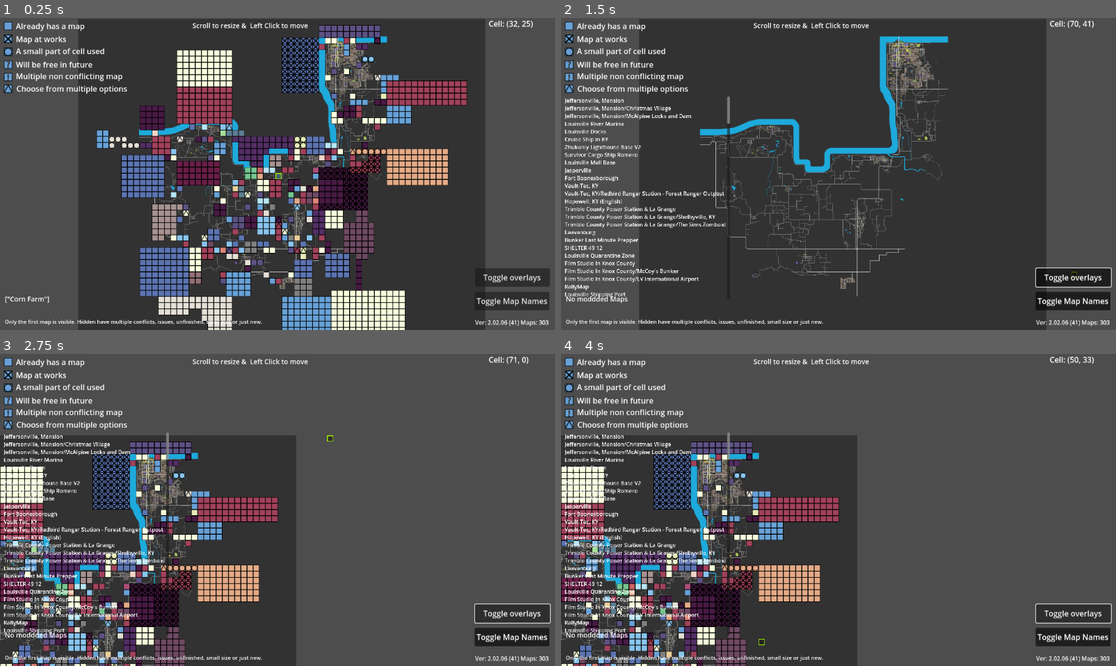
Above: before the commit, frames 1-4 (two rows, left to right).
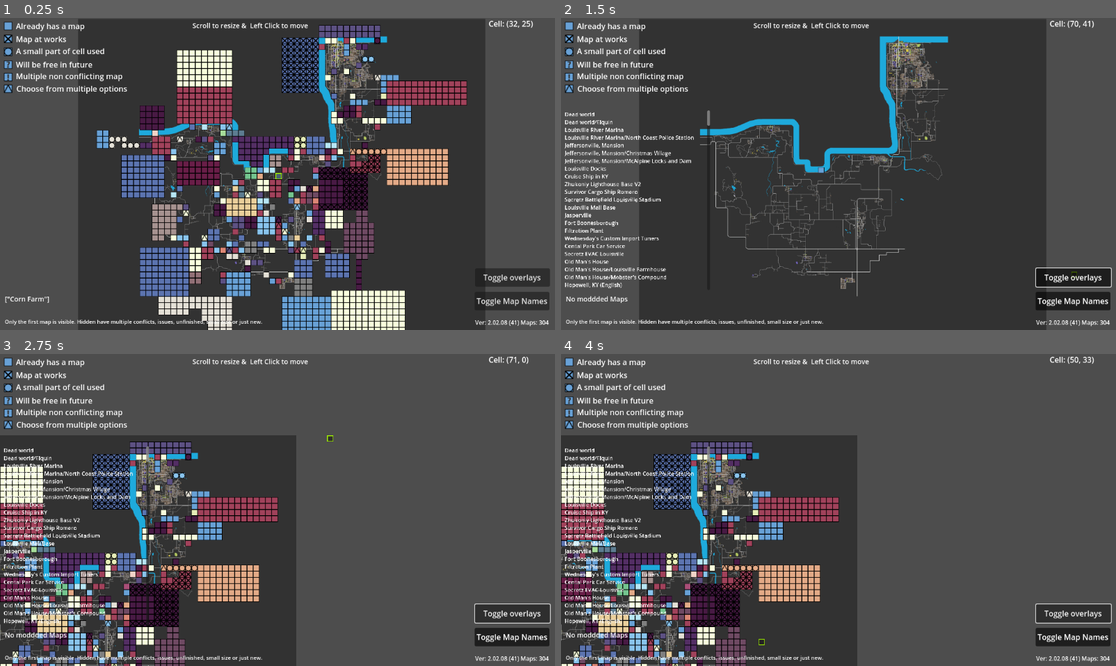
Above: after the commit, the same moments.

Repository: RakibRyan/IsThisCellTaken
Game: Godot game, scene res://scenes/zomboid41map.tscn
Two runs of this game, one before a commit and one after it. Both use one fixed random seed, a clock stepped at 60 frames per second and the inputs below. Before the commit the project has no main scene; this scene is started directly in both runs.
Inputs (mouse positions are in pixels of both pictures, inside the frame that each line leads up to):
- Up to frame 1 (0.25 s): no input
- Up to frame 2 (1.5 s): click "Toggle Map Names" at 0.5 s; click "Toggle overlays" at 1.25 s
- Up to frame 3 (2.75 s): tap Enter at 2 s; drag from (521, 360) to (333, 441) at 2.02 s
- Up to frame 4 (4 s): tap Enter at 2.75, 3.5 s; drag from (649, 534) to (810, 572) at 2.77 s; move the mouse to (760, 641) at 3.52 s; hold D from 3.53 s (still down); tap F at 3.6 s; click (760, 641) at 3.67 s

The runs differ from the first frame. In frame 1, 0.3% of the frame differs, in the area x 40-99%, y 47-99%; in frame 2, 4.4%; in frame 3, 4.6%, in the area x 0-99%, y 25-99%; in frame 4, 4.6%.

Commit message:
added maps

Diff:
--- a/project.godot
+++ b/project.godot
@@ -11,6 +11,7 @@
 [application]
 
 config/name="Is This Cell Taken"
+run/main_scene="res://scenes/zomboid41map.tscn"
 config/features=PackedStringArray("4.2", "GL Compatibility")
 boot_splash/image="res://art/splash screen/pink-dark.png"
 config/icon="res://art/icons/icon.jpg"
--- a/project_time_traker.json
+++ b/project_time_traker.json
@@ -1,15 +1,15 @@
 {
-  "2D": 199884.970998054,
-  "3D": 2396.29299950602,
-  "AssetLib": 23091.0710003376,
+  "2D": 202050.335998303,
+  "3D": 2483.91699934008,
+  "AssetLib": 23444.1440002919,
   "Assets": 766.022000074388,
   "Docs": 341.064999818801,
-  "Editor": 473279.00099755,
+  "Editor": 479826.828997143,
   "Local Assets": 134.811999797821,
   "Orchestrator": 2.98900008201599,
   "PiForge AI": 533.490999698639,
   "Project Statistics": 368.678000450134,
-  "Script": 245721.439999582,
+  "Script": 249663.205999138,
   "TODO": 32.9809999465942,
   "Tasks": 5.18800020217896
 }
--- a/scenes/zomboid41map.tscn
+++ b/scenes/zomboid41map.tscn
@@ -8,7 +8,7 @@
 [ext_resource type="Texture2D" uid="uid://cerwgkvhughdb" path="res://art/sprites/map tiles.png" id="4_oop71"]
 [ext_resource type="Script" path="res://scripts/Camera2D.gd" id="5_5sici"]
 [ext_resource type="PackedScene" uid="uid://bro1dql74mfk" path="res://scenes/coordinate.tscn" id="6_hp05k"]
-[ext_resource type="Script" path="res://scripts/RichTextLabel.gd" id="9_yneyi"]
+[ext_resource type="Script" path="res://scripts/map_names.gd" id="9_yneyi"]
 [ext_resource type="Script" path="res://scripts/map_conflicts.gd" id="11_0bbie"]
 [ext_resource type="Texture2D" uid="uid://7cibnbwcjuip" path="res://art/sprites/map legend.png" id="12_mrjk1"]
 [ext_resource type="Script" path="res://scripts/version no.gd" id="13_nutuq"]
@@ -9903,7 +9903,13 @@
 format = 2
 layer_0/tile_data = PackedInt32Array(2031638, 458752, 0)
 
-[node name="Waterlocked Pharmaceutical Factory" type="TileMap" parent="mod maps"]
+[node name="North Of Killian Country" type="TileMap" parent="mod maps"]
+tile_set = ExtResource("3_vwjdp")
+format = 2
+layer_0/tile_data = PackedInt32Array(1900568, 262144, 1, 1900569, 262144, 1, 1900570, 262144, 1, 1900571, 262144, 1, 1900572, 262144, 1, 1966104, 262144, 1, 1966105, 262144, 1, 1966106, 262144, 1, 1966107, 262144, 1, 1966108, 262144, 1, 2031640, 262144, 1, 2031641, 262144, 1, 2031642, 262144, 1, 2031643, 262144, 1, 2031644, 262144, 1)
+
+[node name="Waterlocked Pharmaceutical Factory" type="TileMap" parent="mod maps/North Of Killian Country"]
+visible = false
 tile_set = SubResource("TileSet_bxn5a")
 format = 2
 layer_0/tile_data = PackedInt32Array(1966107, 65536, 0)
@@ -10502,7 +10508,12 @@
 
 [node name="unsorted" type="Node" parent="."]
 
-[node name="duplicate88" type="TileMap" parent="."]
+[node name="The commune" type="TileMap" parent="."]
+tile_set = ExtResource("3_vwjdp")
+format = 2
+layer_0/tile_data = PackedInt32Array(1572893, 196608, 0)
+
+[node name="duplicate91" type="TileMap" parent="."]
 visible = false
 tile_set = ExtResource("3_vwjdp")
 format = 2
@@ -10554,34 +10565,49 @@
 anchors_preset = 9
 anchor_bottom = 1.0
 offset_left = 4.0
-offset_top = 233.0
-offset_right = 493.0
-offset_bottom = 186.0
+offset_top = 274.0
+offset_right = 434.0
+offset_bottom = 159.0
 grow_vertical = 2
-text = "Jeffersonville, Mansion
+text = "Dead world
+Dead world/Elquin
+Louisville River Marina
+Louisville River Marina/North Coast Police Station
+Jeffersonville, Mansion
 Jeffersonville, Mansion/Christmas Village
 Jeffersonville, Mansion/McAlpine Locks and Dam
-Louisville River Marina
 Louisville Docks
 Cruise Ship in KY
 Zhukoniy Lighthouse Base V2
 Survivor Cargo Ship Romero
+Secretz Battlefield Louisville Stadium
 Louisville Mall Base
 Jasperville
 Fort Boonesborough
-Vault-Tec, KY
-Vault-Tec, KY/Redbird Ranger Station - Forest Ranger Outpost
+Filtration Plant
+Wednesday's Custom Import Tuners
+Cental Park Car Service
+Secretz EVAC Louisville
+Old Man's House
+Old Man's House/Louisville Farmhouse
+Old Man's House/Mobster's Compound
 Hopewell, KY (English)
+Hopewell, KY (English)/ARRC Forward Operating Base
 Trimble County Power Station & La Grange
 Trimble County Power Station & La Grange/Shelbyville, KY
 Trimble County Power Station & La Grange/The Sims Zomboid
+Kingsmouth, KY (buggy)
 Leavenburg
+Secretz Battlefield Louisville Hospital
 Bunker Last Minute Prepper
 SHELTER 49 12
 Louisville Quarantine Zone
-Film Studio In Knox County
-Film Studio In Knox County/McCoy's Bunker
-Film Studio In Knox County/LV International Airport
+secretz checkpoint 7
+ValuTech Amusement Park
+ValuTech Amusement Park/SHELTER 45 15
+LV International Airport
+LV International Airport/Film Studio In Knox County
+LV International Airport/McCoy's Bunker
 RallyMap
 Louisville Shipping Port
 Valley Station Town
@@ -10589,6 +10615,7 @@
 Riverside Mansion
 Leavenburg-RiversideBridge
 East Riverside
+East Riverside/The Oilrig Military Base KY
 Abandoned Survivor Base
 Irvington, KY
 The Yacht
@@ -10597,46 +10624,62 @@
 Irvington Road
 Southwood 2,KY
 Southwood 2,KY/SuperGigaMart
+Southwood 2,KY/Fort U54G1
+Southwood 2,KY/secretz checkpoint 8
 Cedar Hill
 Cedar Hill/The Christmas Miracle
+secretz checkpoint 6
 Hunter's Base
 Spencer-Mansion-lootable
 Coryerdon
 Coryerdon/Laconia
 Coryerdon/Laconia Expansion
-Coryerdon/Dirkerdam Alpha
 Coryerdon or Dirkerdam to OTR road
 Over the River
 Over the River/Little Aoi's safe house
-Northwest Blockade
+Northwest Blockade Reloaded
 Fort Rock Ridge
 Over the River - Secondary Road
+secretz checkpoint 5
 Overlook Hotel
 Elysium Island
 West Point's Lighthouse [REBORN]
+Canvasback Studios
+Canvasback Studios/The Hiker Trailer
 无水高处流的小窝
 The Frigate
+Secretz Battlefield Louisville Airfield
 Lake Cumberland New Location
 Lake Cumberland New Location/Bridge Crossing
 Lake Cumberland New Location/Dead in Hong Kong
 Lake Cumberland New Location/Overfield Lane Bunker
 Winchester, KY
 Winchester, KY/Klin - Russian City
+Winchester, KY/Military Checkpoint Westside
+Winchester, KY/SHELTER 13 26
+Winchester, KY/Raicon Town KY
+Winchester, KY/Pleford Springs, KY
+Winchester, KY/Guston, KY
+Winchester, KY/secretz checkpoint 4
 Pigeon Town
 Chestown
+Nuke's Tiny Additions Small Construction
 PortCity KY
+PortCity KY/The Last Island KY
 PortCity KY/Hopefalls
+PortCity KY/SHELTER 31 22
 Ris Safehouse
 West Point Gated Community
-West Point Expansion
-West Point Expansion/Knox County Bar Crawl
+Fire Department West Point
+Secretz Westpoint Bridge out
 Shortrest (Mapjam Version)
 Shortrest (Mapjam Version)/TOWER 47 22
+Knox County Bar Crawl
 Big Bear Lake
 Big Bear Lake/Trelai_4x4 Riverside Expansion
 Big Bear Lake/Fort Benning
 Big Bear Lake/Cigaro gated community
-Big Bear Lake/diggertown
+Big Bear Lake/Diggertown
 Greenport, KY
 Greenport, KY/Riverside House
 Greenport, KY/Riverwood
@@ -10648,9 +10691,11 @@
 Firecamp, KY
 Corn Farm
 Checkpoint South West-Point
+Heavens Hill
 Base ABS
-Heavens Hill
-Mys Community Center
+Homepie
+Homepie/Mys Community Center
+Homepie/SHELTER 29 25
 Old's Military Airfield
 Old's Military Airfield/Hyrule County
 Old's Military Airfield/Gas Station
@@ -10661,6 +10706,15 @@
 Monmouth County/Bourstrange
 Monmouth County/TWD Prison
 Monmouth County/Road to Bedford
+Monmouth County/Road from Monmouth County to Bedford Falls
+Monmouth County/Cooper's Peanut Packaging Plant
+Monmouth County/SHELTER 40 30
+Monmouth County/West Point Expansion
+Monmouth County/SHELTER 41 25
+Monmouth County/Sant Lake City KY
+Monmouth County/The Prepper's Home
+Monmouth County/secretz checkpoint 1
+Camp Warsaw
 Bendy's Bunker Prepper v2
 Little Farmstead
 The Compound
@@ -10671,18 +10725,26 @@
 Anthem, KY/Cherokee Lake
 Anthem, KY/Complex Z-17
 Anthem, KY/Aardmore Farm
-Road from Monmouth County to Bedford Falls
-Bedford Falls
+Anthem, KY/Rinky Race Track, KY
+Anthem, KY/Dixie Lake version 2
+Anthem, KY/Dixie Lake version 1
+Anthem, KY/ohm's Bunker
+Anthem, KY/Fort Loid
+Al's Hardware Store
+Secretz Camp Deerhead
 SHELTER 22 28
 Ekron Mansion
 Homestead Windy
 Homestead Windy/Little Township
 Chinatown Expansion, KY
 Ed's Auto Salvage
+White Forest Camp
 Xonic's Mega Mall (New Expansion has arrived!!!)
 Xonic's Mega Mall (New Expansion has arrived!!!)/Chinatown 2, KY
 Xonic's Mega Mall (New Expansion has arrived!!!)/Linden
 Xonic's Mega Mall (New Expansion has arrived!!!)/FBI Branch Office
+Xonic's Mega Mall (New Expansion has arrived!!!)/ohm's FEMA camp
+Empty Garage Base
 OldPark Town
 NSCarWorkshop
 Muldraugh Checkpoint
@@ -10693,20 +10755,29 @@
 St Paulo's Hammer/Finnegan Mental Asylum
 St Paulo's Hammer/Lincoln Regional Airport
 St Paulo's Hammer/Little Crutown
+St Paulo's Hammer/HavenRidge
+St Paulo's Hammer/Pineville
+The Ruins of Bracklewhyte
 Nettle Township
-Waterlocked Pharmaceutical Factory
+Nettle Township/Berri Mall KY
+North Of Killian Country
+North Of Killian Country/Waterlocked Pharmaceutical Factory
 Western Scrap Car Yard
 Tioga Colony
 Checkpoint North Muldraugh
+Checkpoint North Muldraugh/Secretz Muldraugh Blockade
 Train Base near MD
-Cooper's Peanut Packaging Plant
-SHELTER 40 30
 Weyhausen, KY
+Weyhausen, KY/Tropical Town
 ExpressTransferStation
 Betsys Farm
 Addams Family Mansion
+Secretz EVAC Muldraugh
 Ztardew Valley
 Ztardew Valley/Wilderness Warehouse
+Bedford Falls
+Bedford Falls/Oclita City
+Bedford Falls/Águas Claras (beta)
 The Oasis
 Utopia
 Orchidwood(official version)
@@ -10715,68 +10786,95 @@
 Lake Ivy Township
 Lake Ivy Township/LittleCreek
 Lake Ivy Township/Ballincoolin
+Nuke's Tiny Additions Muldraugh Factory
 Muldraugh - West outskirts Shipping Company
-SHELTER 25 33
+Muldraugh - West outskirts Shipping Company/Little Rural
+Muldraugh - West outskirts Shipping Company/Lakeside House
+Killian Country by Jupiter
+Killian Country by Jupiter/SHELTER 25 33
 Ranger's Homestead
+Ranger's Homestead/Forest Shelter
+Muldraugh Mansion
 Base BBS
 Chernaville
-Canvasback Studios
 Portland
 Blueberry
 Bunker Day of the Dead
 Blackwood
 Lalafell's Heartlake town
 Maldraugh Cottages
-Muldraugh Fire Department
+Checkpoint South Muldraugh
 La Casa Del Lago
 The Walking Dead Terminus
+Nuke's Tiny Additions SouthWest Highway Motel
+Redbird Ranger Station - Forest Ranger Outpost
+Redbird Ranger Station - Forest Ranger Outpost/Industry Building 20 36
 Nature's Vengeance Township
+Brazil Farm
+Nova zona de Salinas
 Rosewood Expansion
-Hunter's cabin in forest!
+CJ High School
+CJ High School/Hunter's cabin in forest!
 Fort Waterfront
 Shelter in the Forest
+Redstone Raceway
 Raven Creek
 Fort Redstone
-Crowlake, KY
+Fort Redstone/Ciclo Town KY
+White forest———白森林
+White forest———白森林/Crowlake, KY
+secretz checkpoint 3
 Exotics Rest Area
 Grapeseed
+Grapeseed/Top Speed
+Salinas
+Entrada de Salinas Rosewood
 Pitstop
 TeraMart
 Crossroads Checkpoint
+Crossroads Checkpoint/Secretz Muldraugh Crossing Blockade
 SouthTown
 SouthTown/Primitivist Communities
 SouthTown/TeraMart - East Side
 SouthTown/Fort Crosstown
+SouthTown/secretz checkpoint 2
 Ashenwood
 Bobby Mackeys Music World
 Rosewood Cabins
 Rosewood Cabins/St Johns Farm
-Quarry Lake
+Rosewood Cabins/Recanto
+Port Hope
+Port Hope/Quarry Lake
 Road between Fort Knox and Bedford Falls
 Trailer House with Garage (Beta)
+Trapalaketown
 Petroville
 Petroville/St Moose Hospital Area
+Petroville/Witchlake
+Petroville/Grims Map Addons MRA
 Rosewood VHS & Gun Stores
 Research Facility
 Research Facility/The Access Road V2
+Vault-001
+Mapa brasil
+Mapa brasil/Research facility access road
 Speck
 Checkpoint March Ridge
 Quarantine Zone Rosewood
 CON Research & Testing Facility
 March Ridge Expansion
+South Muldraugh
+South Muldraugh/EP MFD
+South Muldraugh/Mockingbird 2
 Fort Knox linked to Eerie Country
 Elliot Pond
-Eerie Country"
+Eerie Country
+Eerie Country/Stadium
+Save Our Stations!
+Dirkerdam Alpha
+Dirkerdam Alpha/Taylorsville"
 tab_size = 0
 script = ExtResource("9_yneyi")
-
-[node name="ColorRect" type="ColorRect" parent="Camera2D/map ui"]
-visible = false
-offset_left = 4.0
-offset_top = 233.0
-offset_right = 44.0
-offset_bottom = 273.0
-color = Color(0, 0, 0, 1)
 
 [node name="Toggle map names ui" type="CanvasLayer" parent="Camera2D"]
 
--- a/scripts/RichTextLabel.gd
+++ /dev/null
@@ -1,10 +0,0 @@
-extends RichTextLabel
-
-# -------- Needs changes------------------
-# handels toggling of all maps
-func _on_button_toggled(_toggled_on): # Again I have no idea what delta does and why it breaks
-
-	if self.visible == true:
-		self.visible = false
-	else:
-		self.visible = true
--- /dev/null
+++ b/scripts/map_names.gd
@@ -0,0 +1,27 @@
+extends RichTextLabel
+
+@onready var mod_maps_node = $"../../../mod maps"
+
+var map_list
+
+# -------- Needs changes------------------
+# handels toggling of all maps
+func _on_button_toggled(_toggled_on): # Again I have no idea what delta does and why it breaks
+
+	if self.visible == true:
+		self.visible = false
+	else:
+		self.visible = true
+
+
+func ready():
+	print(mod_maps_node.map_list)
+	pass
+	#map_list = mod_maps_node.map_list
+## Called when the node enters the scene tree
+	## Join the array elements with a newline character
+	#var text_to_display = ""
+	#for element in map_list:
+		#text_to_display += element + "\n"
+	## Set the text to the RichTextLabel
+	#self.text = text_to_display
--- a/scripts/version no.gd
+++ b/scripts/version no.gd
@@ -1,7 +1,7 @@
 extends RichTextLabel
 
 @onready var mod_maps = $"../../../mod maps"
-var version_no = "2.02.06 (41)"  # First no major feature upgrade, 2nd tool upgrade, 3rd iteration
+var version_no = "2.02.08 (41)"  # First no major feature upgrade, 2nd tool upgrade, 3rd iteration
 
 # Called when the node enters the scene tree for the first time.
 func _ready():
Not shown, added: Maps/Maps.txt
